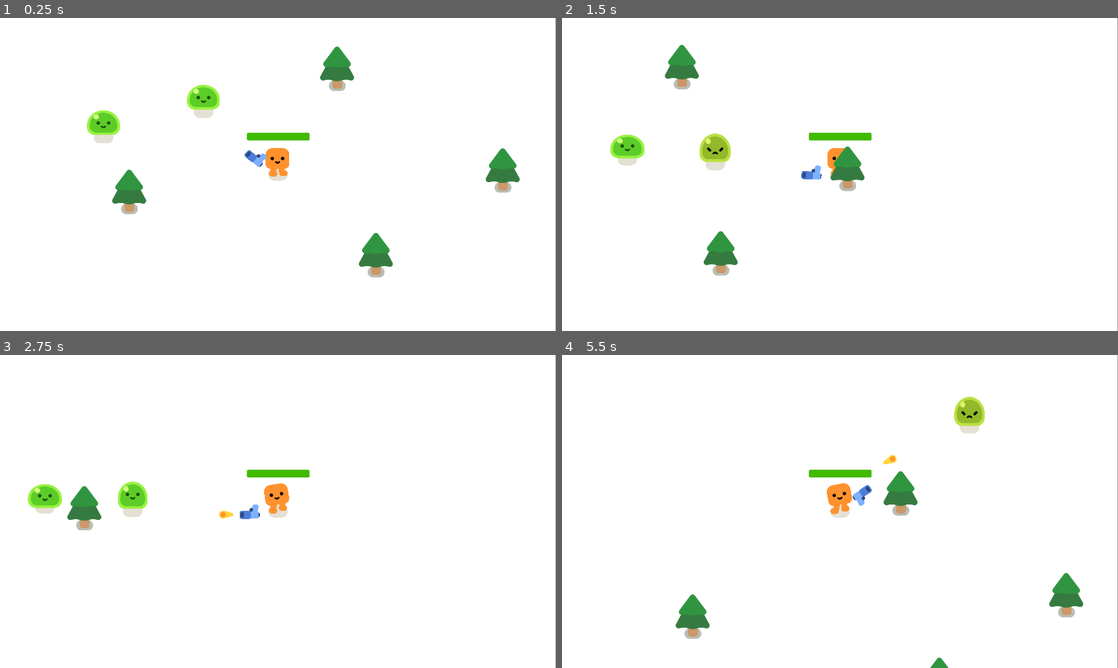
Above: before the commit, frames 1-4 (two rows, left to right).
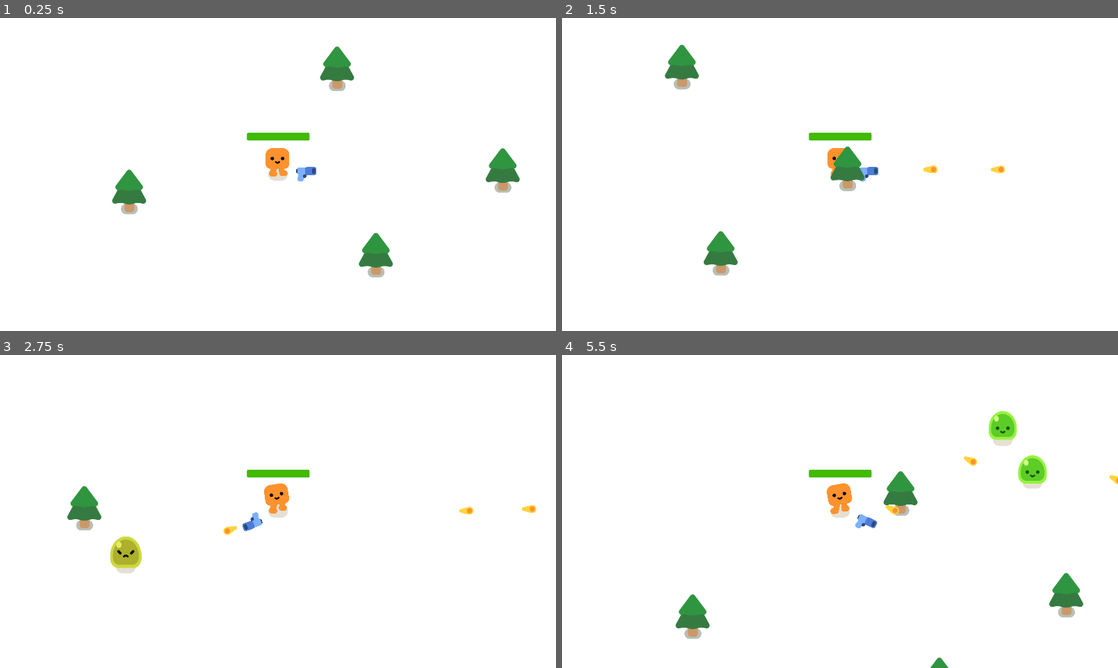
Above: after the commit, the same moments.

Repository: cdhumphreys/godot-vs-like
Game: Godot game, scene res://game.tscn
Same seed, same stepped clock (60 frames per second), same inputs: the game is played once before the commit and once after it.
Inputs:
- Up to frame 1 (0.25 s): no input
- Up to frame 2 (1.5 s): hold D (move_right) 0.53-1.28 s; hold S (move_down) from 1.28 s (still down)
- Up to frame 3 (2.75 s): release S (move_down) at 2.03 s; hold D (move_right) from 2.03 s (still down)
- Up to frame 4 (5.5 s): release D (move_right) at 2.78 s; hold W (move_up) 2.78-3.53 s; hold A (move_left) 3.53-5.03 s; hold S (move_down) from 5.03 s (still down)

The runs differ from the first frame. In frame 1, 1.3% of the frame differs, in the area x 15-100%, y 0-100%; in frame 2, 1.4%; in frame 3, 2.0%, in the area x 5-100%, y 0-100%; in frame 4, 2.0%.

Commit message:
spawning enemies + game over screen

Diff:
--- /dev/null
+++ b/game.gd
@@ -0,0 +1,18 @@
+extends Node2D
+@onready var spawn_path = %PathFollow2D
+@onready var game_over = %GameOver
+
+const ENEMY = preload("res://enemy.tscn")
+func spawn_mob():
+	spawn_path.progress_ratio = randf()
+	var slime = ENEMY.instantiate()
+	slime.global_position = spawn_path.global_position
+	add_child(slime)
+
+func _on_timer_timeout():
+	spawn_mob()
+
+
+func _on_player_health_depleted():
+	game_over.visible = true
+	get_tree().paused = true
--- a/game.tscn
+++ b/game.tscn
@@ -1,39 +1,89 @@
-[gd_scene load_steps=4 format=3 uid="uid://brshuy1njccsr"]
+[gd_scene load_steps=5 format=3 uid="uid://brshuy1njccsr"]
 
+[ext_resource type="Script" path="res://game.gd" id="1_p15w1"]
 [ext_resource type="PackedScene" uid="uid://cmqay3jywm01p" path="res://tree.tscn" id="2_1o8sn"]
 [ext_resource type="PackedScene" uid="uid://dx8d1hrn7td5y" path="res://player.tscn" id="2_4yu8o"]
-[ext_resource type="PackedScene" uid="uid://8gpojs5ywk71" path="res://enemy.tscn" id="3_lm6uh"]
+
+[sub_resource type="Curve2D" id="Curve2D_w12b6"]
+_data = {
+"points": PackedVector2Array(0, 0, 0, 0, -169, -143, 0, 0, 0, 0, 2090, -130, 0, 0, 0, 0, 2119, 1145, 0, 0, 0, 0, -217, 1147, 0, 0, 0, 0, -162, -126)
+}
+point_count = 5
 
 [node name="Game" type="Node2D"]
 y_sort_enabled = true
+script = ExtResource("1_p15w1")
 
-[node name="CanvasLayer" type="CanvasLayer" parent="."]
+[node name="Background" type="CanvasLayer" parent="."]
 layer = -10
 
-[node name="ColorRect" type="ColorRect" parent="CanvasLayer"]
-offset_right = 1919.0
-offset_bottom = 1082.0
+[node name="ColorRect" type="ColorRect" parent="Background"]
+anchors_preset = 15
+anchor_right = 1.0
+anchor_bottom = 1.0
+grow_horizontal = 2
+grow_vertical = 2
 
-[node name="trees" type="Node" parent="."]
+[node name="Trees" type="Node" parent="."]
 
-[node name="tree" parent="trees" instance=ExtResource("2_1o8sn")]
+[node name="tree" parent="Trees" instance=ExtResource("2_1o8sn")]
 position = Vector2(1747, 580)
 
-[node name="tree2" parent="trees" instance=ExtResource("2_1o8sn")]
+[node name="tree2" parent="Trees" instance=ExtResource("2_1o8sn")]
 position = Vector2(457, 654)
 
-[node name="tree3" parent="trees" instance=ExtResource("2_1o8sn")]
+[node name="tree3" parent="Trees" instance=ExtResource("2_1o8sn")]
 position = Vector2(1175, 229)
 
-[node name="tree4" parent="trees" instance=ExtResource("2_1o8sn")]
+[node name="tree4" parent="Trees" instance=ExtResource("2_1o8sn")]
 position = Vector2(1309, 872)
 
 [node name="Player" parent="." instance=ExtResource("2_4yu8o")]
 y_sort_enabled = true
 position = Vector2(970, 539)
 
-[node name="CharacterBody2D" parent="." instance=ExtResource("3_lm6uh")]
-position = Vector2(245, 385)
+[node name="Path2D" type="Path2D" parent="Player"]
+position = Vector2(-970, -531.795)
+scale = Vector2(1, 1.05039)
+curve = SubResource("Curve2D_w12b6")
 
-[node name="CharacterBody2D2" parent="." instance=ExtResource("3_lm6uh")]
-position = Vector2(617, 243)
+[node name="PathFollow2D" type="PathFollow2D" parent="Player/Path2D"]
+unique_name_in_owner = true
+position = Vector2(-169, -143)
+rotation = 0.0057547
+
+[node name="SpawnTimer" type="Timer" parent="."]
+wait_time = 1.5
+autostart = true
+
+[node name="GameOver" type="CanvasLayer" parent="."]
+unique_name_in_owner = true
+visible = false
+
+[node name="ColorRect" type="ColorRect" parent="GameOver"]
+anchors_preset = 15
+anchor_right = 1.0
+anchor_bottom = 1.0
+grow_horizontal = 2
+grow_vertical = 2
+color = Color(0.0392157, 0.0392157, 0.0392157, 0.592157)
+
+[node name="Label" type="Label" parent="GameOver"]
+anchors_preset = 8
+anchor_left = 0.5
+anchor_top = 0.5
+anchor_right = 0.5
+anchor_bottom = 0.5
+offset_left = -20.0
+offset_top = -11.5
+offset_right = 20.0
+offset_bottom = 11.5
+grow_horizontal = 2
+grow_vertical = 2
+size_flags_horizontal = 4
+theme_override_font_sizes/font_size = 100
+text = "Game Over"
+horizontal_alignment = 1
+
+[connection signal="health_depleted" from="Player" to="." method="_on_player_health_depleted"]
+[connection signal="timeout" from="SpawnTimer" to="." method="_on_timer_timeout"]
